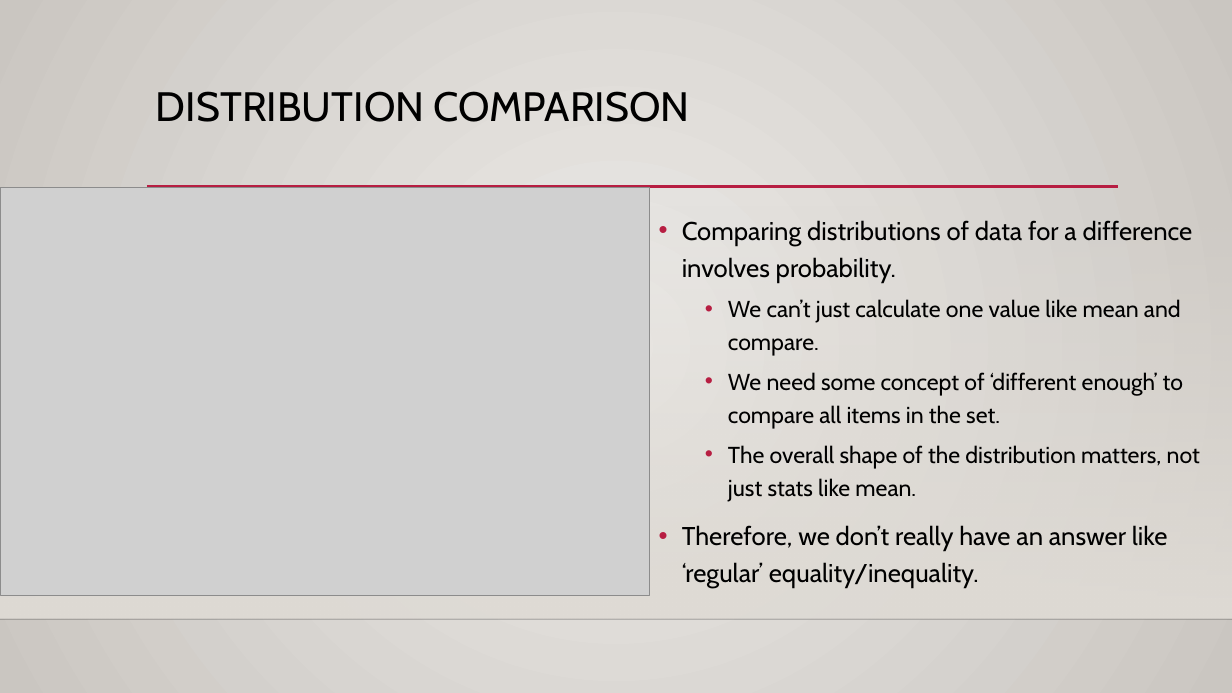
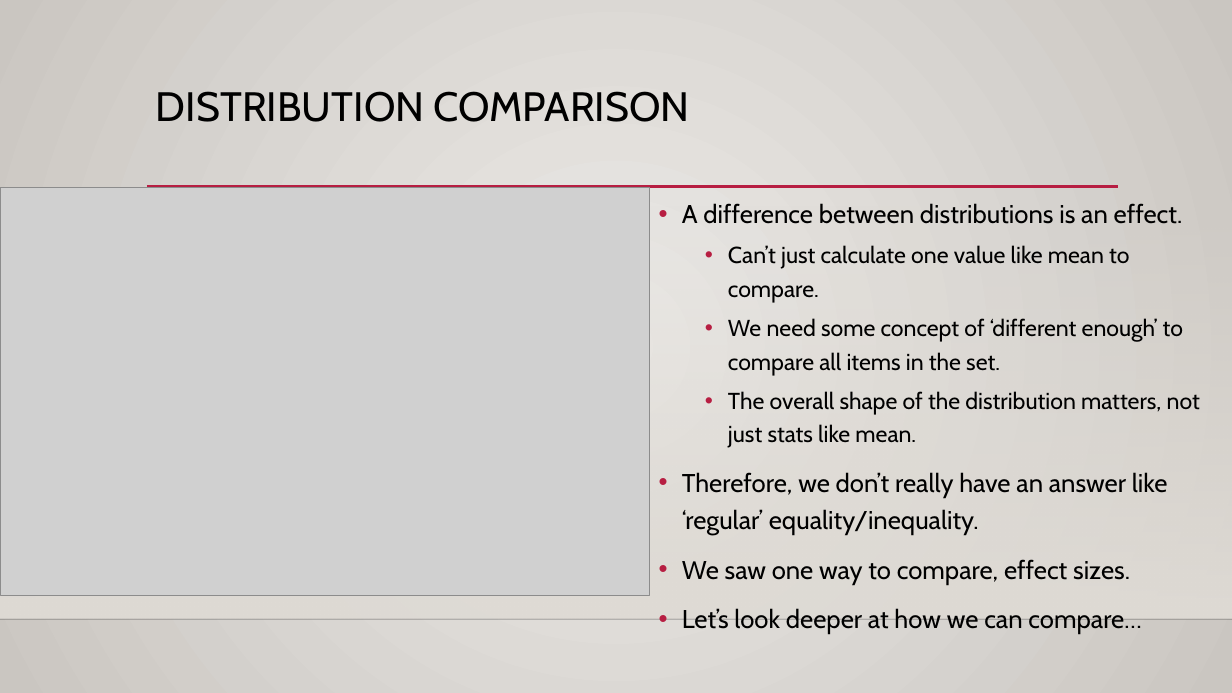
Before and after one commit to AkeemSemperDataScience/Basic_Stats_in_Python_Student_Repository, a slide deck: slide 24 of reference_material/slides/013_Probability_and_Bayes.pptx (slide 15 before the commit). Drawn at 1232x693 pixels with LibreOffice and Linux fonts; fonts in the diff are those of the drawing; grey boxes stand for pictures; background and template pictures are left out. Boxes give left, top, right and bottom in pixels: in the first picture for what was removed or moved away, otherwise in the second. Text is boxed around its words. In the diff, an @@ line names an element or a change of style, - is before the commit and + after.

```diff
--- a/reference_material/slides/013_Probability_and_Bayes.pptx
+++ b/reference_material/slides/013_Probability_and_Bayes.pptx
@@ text "A difference between distributions is ...": place and size @@
-text "A difference between distributions is ..." at (682,220,1200,588)
+text "A difference between distributions is ..." at (682,203,1200,634)
@@ text at (682,203,1183,303): text changed; size 20 to 18 pt @@
-• Comparing distributions of data for a difference involves probability.
-  • We can’t just calculate one value like mean and compare.
+• A difference between distributions is an effect.
+  • Can’t just calculate one value like mean to compare.
@@ text at (682,559,1141,634): paragraphs added @@
+• We saw one way to compare, effect sizes.
+• Let’s look deeper at how we can compare…
```
Also in this commit, not shown: 15 other slides changed, 13 slides added, 1 slide removed.
